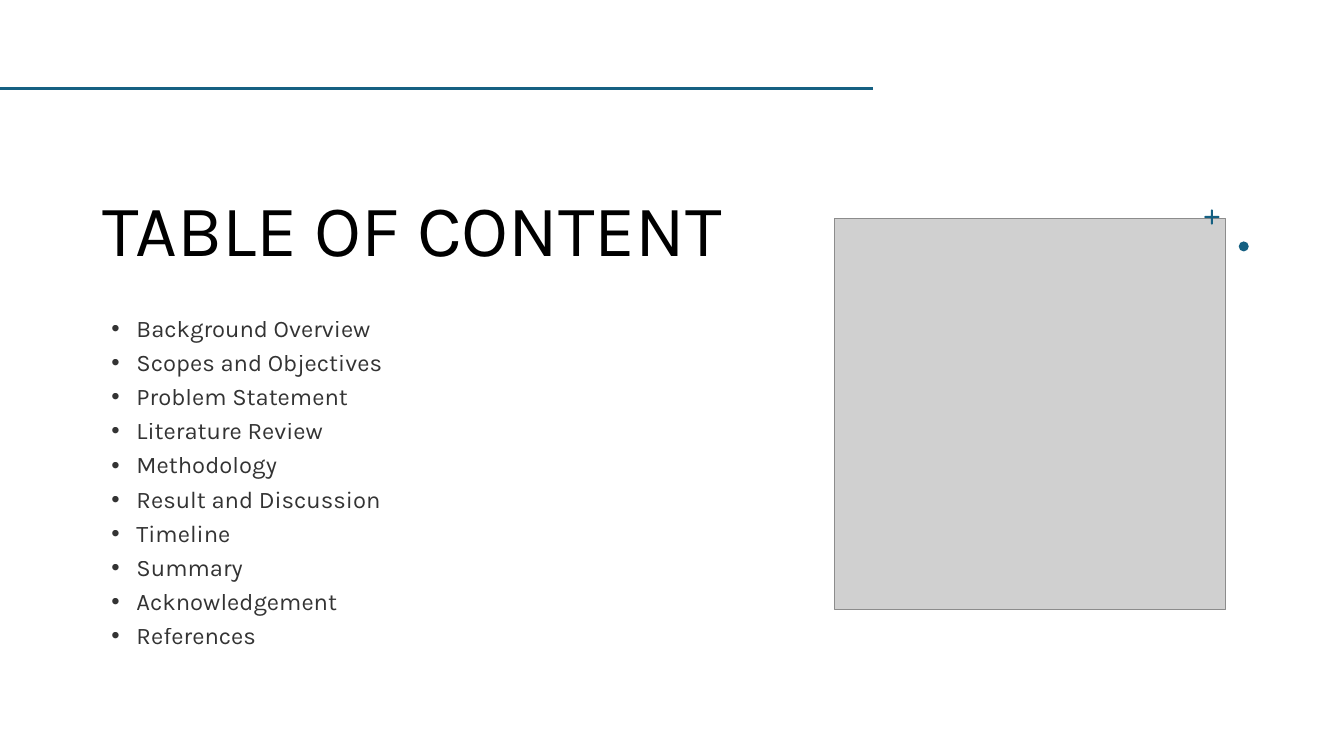
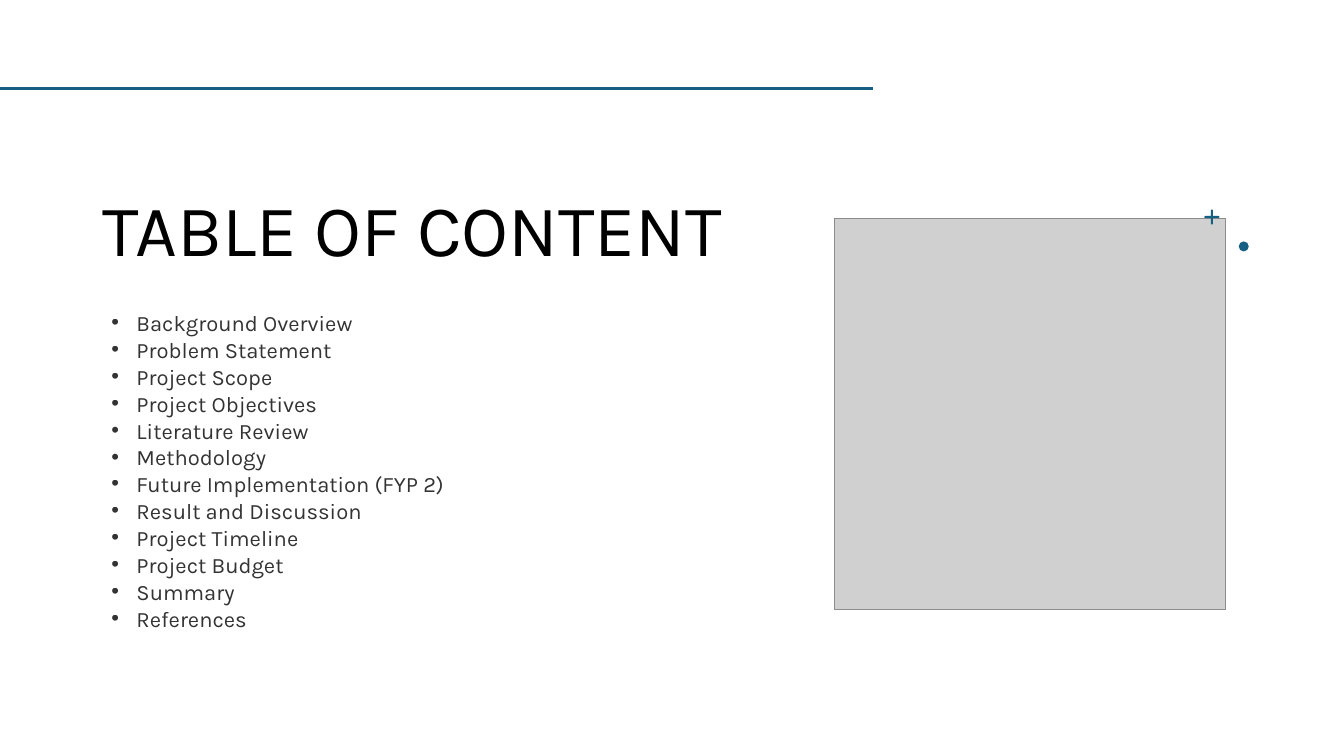
Before and after one commit to BashirAbu/FYP, a slide deck: slide 2 of FYP_1/presentation/FYP1.pptx. Drawn at 1344x756 pixels with LibreOffice and Linux fonts; fonts in the diff are those of the drawing; grey boxes stand for pictures. Boxes give left, top, right and bottom in pixels: in the first picture for what was removed or moved away, otherwise in the second. Text is boxed around its words. In the diff, an @@ line names an element or a change of style, - is before the commit and + after.

```diff
--- a/FYP_1/presentation/FYP1.pptx
+++ b/FYP_1/presentation/FYP1.pptx
@@ text at <box>136,316,361,628</box>: size 17 to 15.7 pt in "Background Overview", "Problem Statement", "Literature Review", "Methodology" and 3 more places; line spacing 0.9 to 0.7 @@
@@ text at <box>136,355,382,377</box>: paragraph removed @@
-• Scopes and Objectives
@@ text at <box>136,370,317,418</box>: paragraphs added @@
+• Project Scope
+• Project Objectives
@@ text at <box>136,476,444,497</box>: paragraph added @@
+• Future Implementation (FYP 2)
@@ text at <box>136,531,299,579</box>: text changed; size 17 to 15.7 pt @@
-• Timeline
+• Project Timeline
+• Project Budget
@@ text at <box>136,594,337,616</box>: paragraph removed @@
-• Acknowledgement
```
Also in this commit, not shown: 1 other slide changed, 6 slides added, 3 slides removed, 3 other files.
